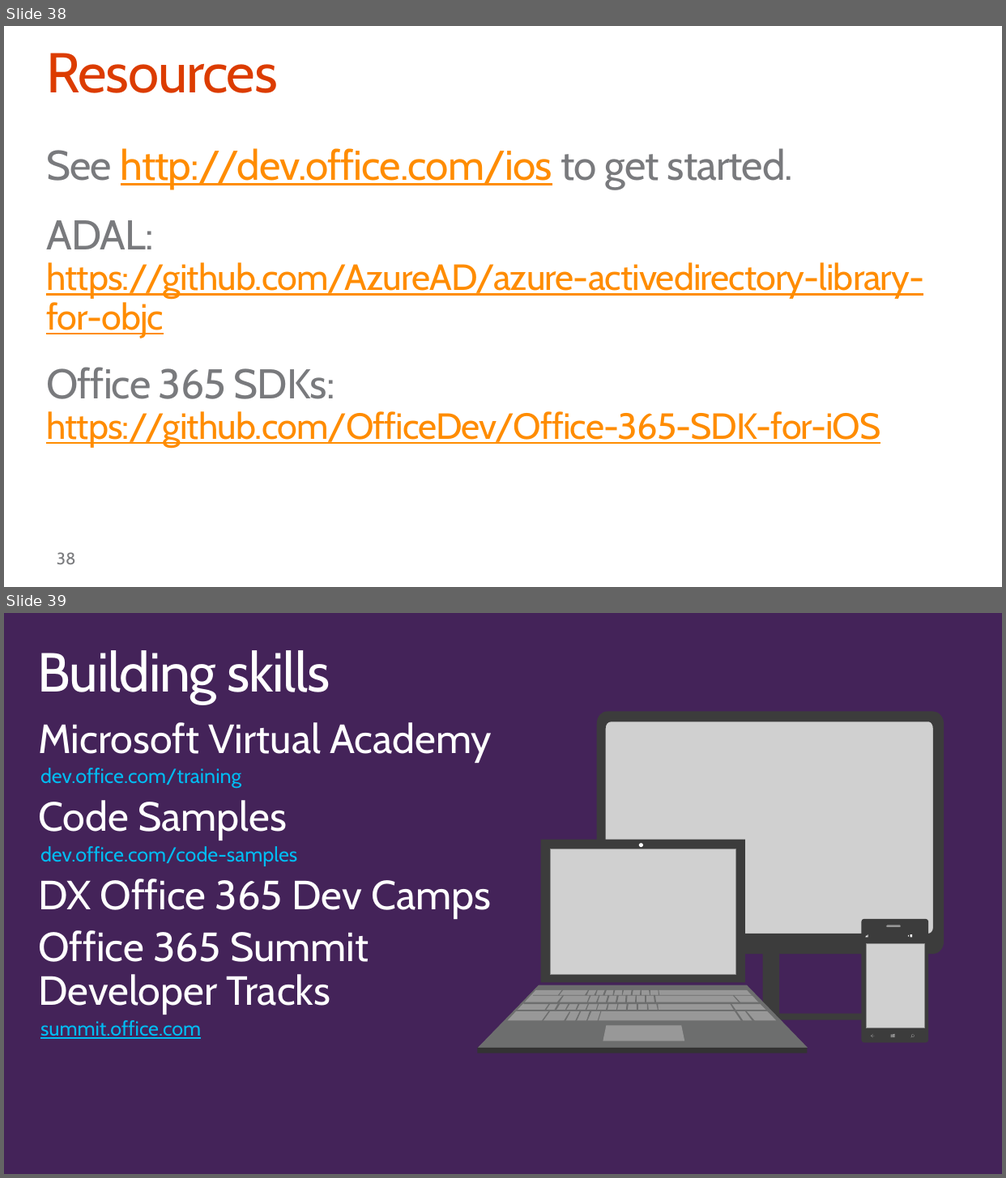
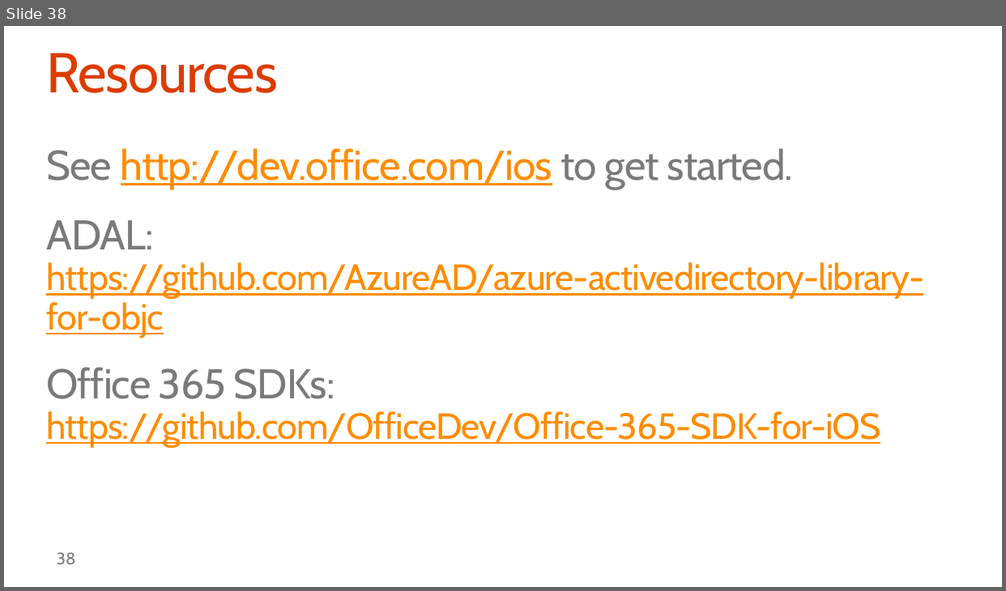
Before and after one commit to fabbbiob/TrainingContent, a slide deck: O3654/O3654-5 Native iOS Development with Office 365 APIs/O3654-5 Deep dive into native iOS Development with Office 365 APIs.PPTX. Shown one above the other, each under a label of ours: slides 38 and 39 before the commit, slide 38 after it. The pictures are 1006x1178 and 1006x591 pixels, drawn with LibreOffice and Linux fonts; fonts in the diff are those of the drawing; grey boxes stand for pictures; background and template pictures are left out. Boxes give left, top, right and bottom in pixels: in the first picture for what was removed or moved away, otherwise in the second. Text is boxed around its words. In the diff, an @@ line names an element or a change of style, - is before the commit and + after.

```diff
--- a/O3654/O3654-5 Native iOS Development with Office 365 APIs/O3654-5 Deep dive into native iOS Development with Office 365 APIs.PPTX
+++ b/O3654/O3654-5 Native iOS Development with Office 365 APIs/O3654-5 Deep dive into native iOS Development with Office 365 APIs.PPTX
@@ slide 39 removed at <box>4,613,1002,1174</box>, background #442359 @@
@@ title removed at <box>38,650,330,704</box> @@
-Building skills
@@ text removed at <box>38,722,492,1039</box> @@
-Microsoft Virtual Academy
-  dev.office.com/training
-Code Samples
-  dev.office.com/code-samples
-DX Office 365 Dev Camps
-Office 365 Summit
-Developer Tracks
-  summit.office.com
@@ group removed at <box>597,711,944,1020</box>: 2 rectangles, 1 picture, 1 freeform shape @@
@@ group removed at <box>862,919,928,1043</box>: 19 rectangles, 8 freeform shapes, 2 lines, 1 ellipse, 1 picture @@
@@ group removed at <box>477,840,808,1053</box>: 41 freeform shapes, 7 rectangles, 1 picture, 1 ellipse @@
```
Also in this commit, not shown: 3 slides added, 4 other slides removed, 5 other files.
